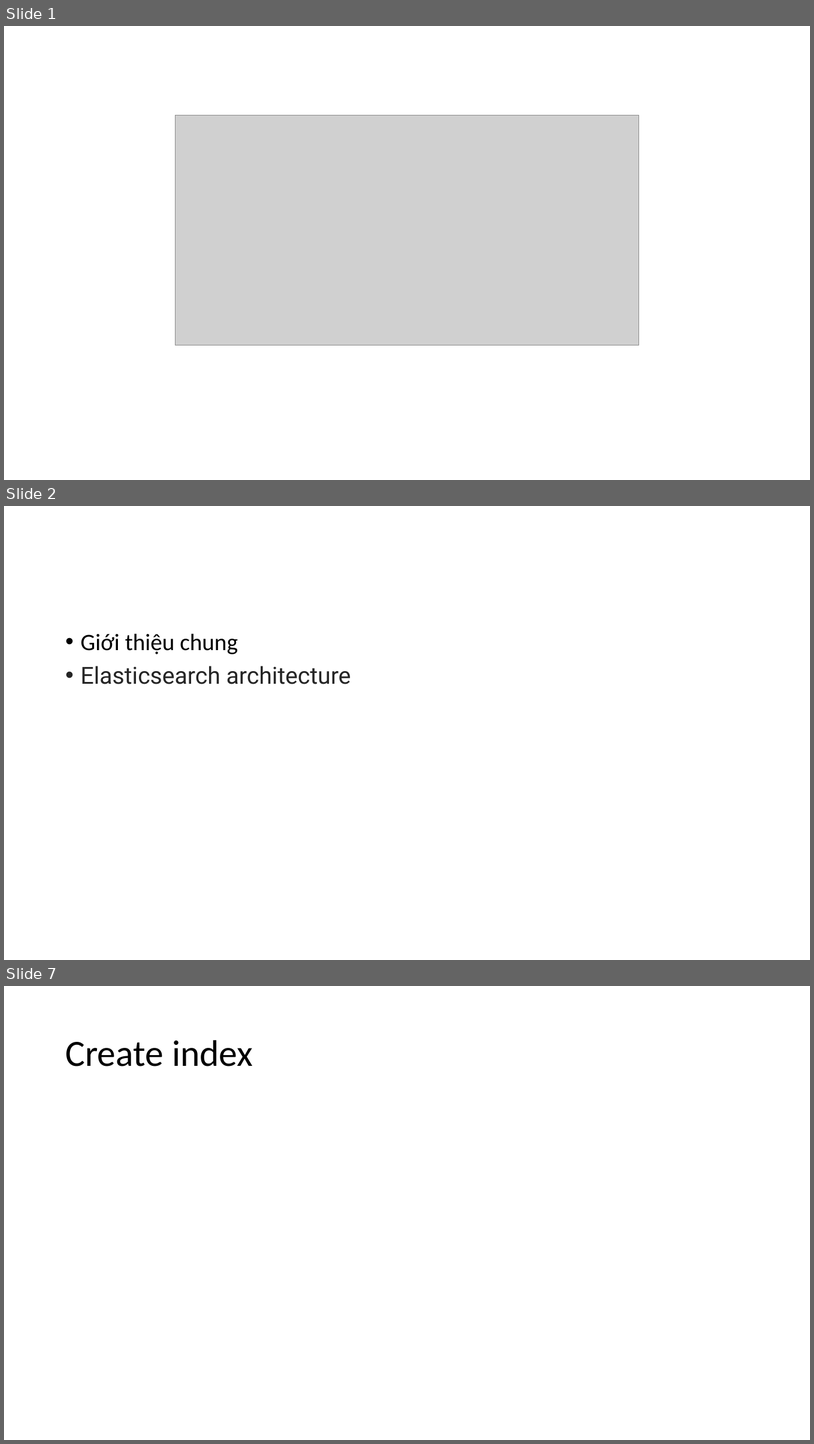
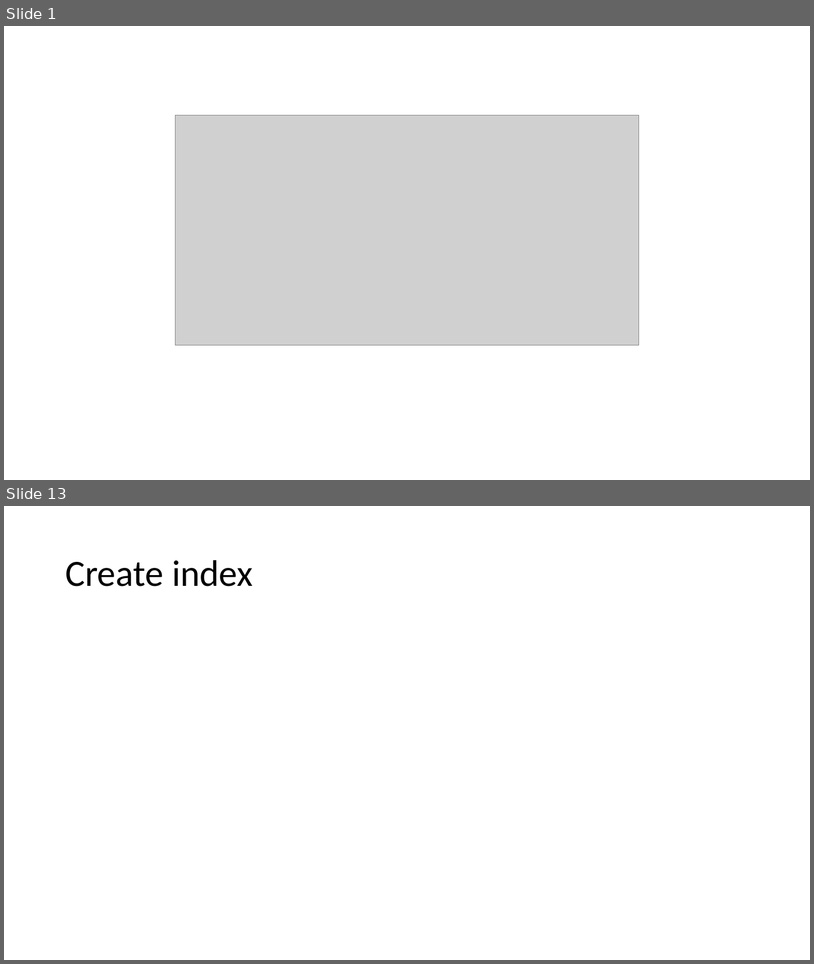
Before and after one commit to trunganhvu/Elasticsearch, a slide deck: SlideElasticSearch.pptx. Shown one above the other, each under a label of ours: slides 1, 2 and 7 before the commit, slides 1 and 13 after it; the slides between them are not shown. The pictures are 814x1444 and 814x964 pixels, drawn with LibreOffice and Linux fonts; fonts in the diff are those of the drawing; grey boxes stand for pictures. Boxes give left, top, right and bottom in pixels: in the first picture for what was removed or moved away, otherwise in the second. Text is boxed around its words. In the diff, an @@ line names an element or a change of style, - is before the commit and + after.

```diff
--- a/SlideElasticSearch.pptx
+++ b/SlideElasticSearch.pptx
@@ slide 2 removed at (4, 506, 810, 960), background #FFFFFF @@
@@ text removed at (81, 633, 351, 684) @@
-• Giới thiệu chung
-• Elasticsearch architecture
@@ what was slide 7 is now slide 13 @@
```
Also in this commit, not shown: 1 slide changed, 10 slides added, 3 other slides removed.
